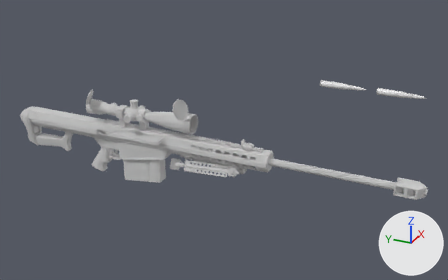
Renders of the Blender file BAR50.blend from each side of a commit.
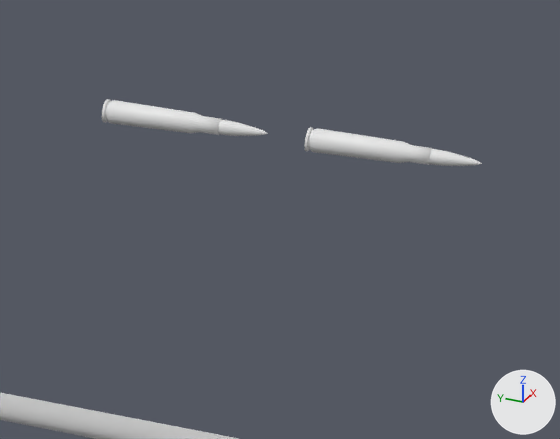
The first picture shows the older version from a camera (50 mm lens) standing at (-1.665, -0.832, 0.905) and looking at (0.02, -0.074, 0.063). The close-ups show both versions on the part from 65% to 100% of the width and 19% to 63% of the height of that picture; other places that the commit changed are outside them. Arrows for +X, +Y and +Z are at lower right; the lights stay in place.

The older version as bpy lines, for what is in view:
```python
ob_ammoref50 = bpy.data.objects.new('ammoref50', me_cylinder_005)
ob_ammoref50.location = (0.0, -0.4943, 0.3097)
ob_ammoref50.rotation_euler = (1.571, 0.0, 0.0)  # degrees (90, 0, 0)
ob_ammoref50.scale = (0.00618, 0.00588, 0.00588)
ob_cylinder_001 = bpy.data.objects.new('Cylinder.001', me_cylinder)
ob_cylinder_001.location = (0.0, -0.4098, 0.0254)
ob_cylinder_001.rotation_euler = (1.571, 0.0, 0.0)  # degrees (90, 0, 0)
ob_cylinder_001.scale = (0.0158, 0.0158, 0.0158)
ob_cylinder_002 = bpy.data.objects.new('Cylinder.002', me_cylinder_001)
ob_cylinder_002.location = (0.0, -0.6568, 0.3097)
ob_cylinder_002.rotation_euler = (1.571, 0.0, 0.0)  # degrees (90, 0, 0)
ob_cylinder_002.scale = (0.00618, 0.00588, 0.00588)
ob_cylinder_003 = bpy.data.objects.new('Cylinder.003', me_cylinder_003)
ob_cylinder_003.location = (0.0, -0.6568, 0.3097)
ob_cylinder_003.rotation_euler = (1.571, 0.0, 0.0)  # degrees (90, 0, 0)
ob_cylinder_003.scale = (0.00618, 0.00588, 0.00588)
```
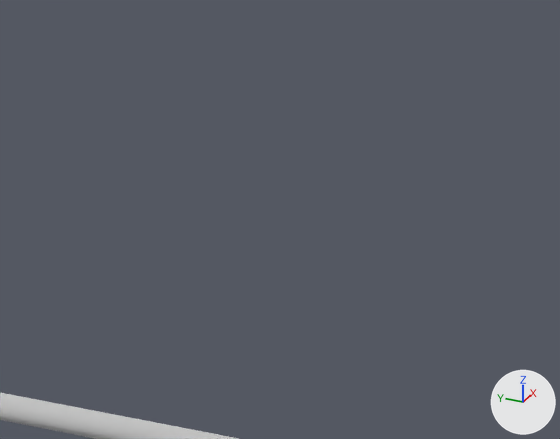
Boxes [x1, y1, x2, y2] around the edits, measured in the close-ups (560 x 439 px):
'ammoref50', hidden
    before: [102, 99, 268, 136]
'Cylinder.003', hidden
    before: [304, 127, 432, 165]
'Cylinder.002', hidden
    before: [429, 149, 482, 166]

The edits, one by one:
Object 'Cylinder.002' (ob_cylinder_002) is now hidden.
Object 'Cylinder.003' (ob_cylinder_003) is now hidden.
Object 'ammoref50' (ob_ammoref50) is now hidden.
